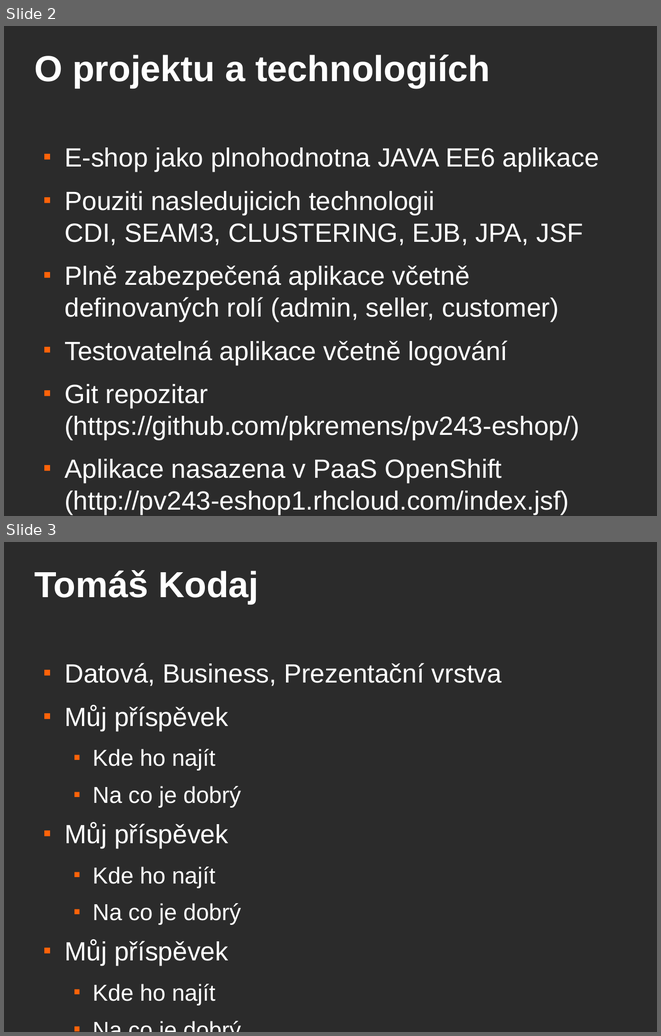
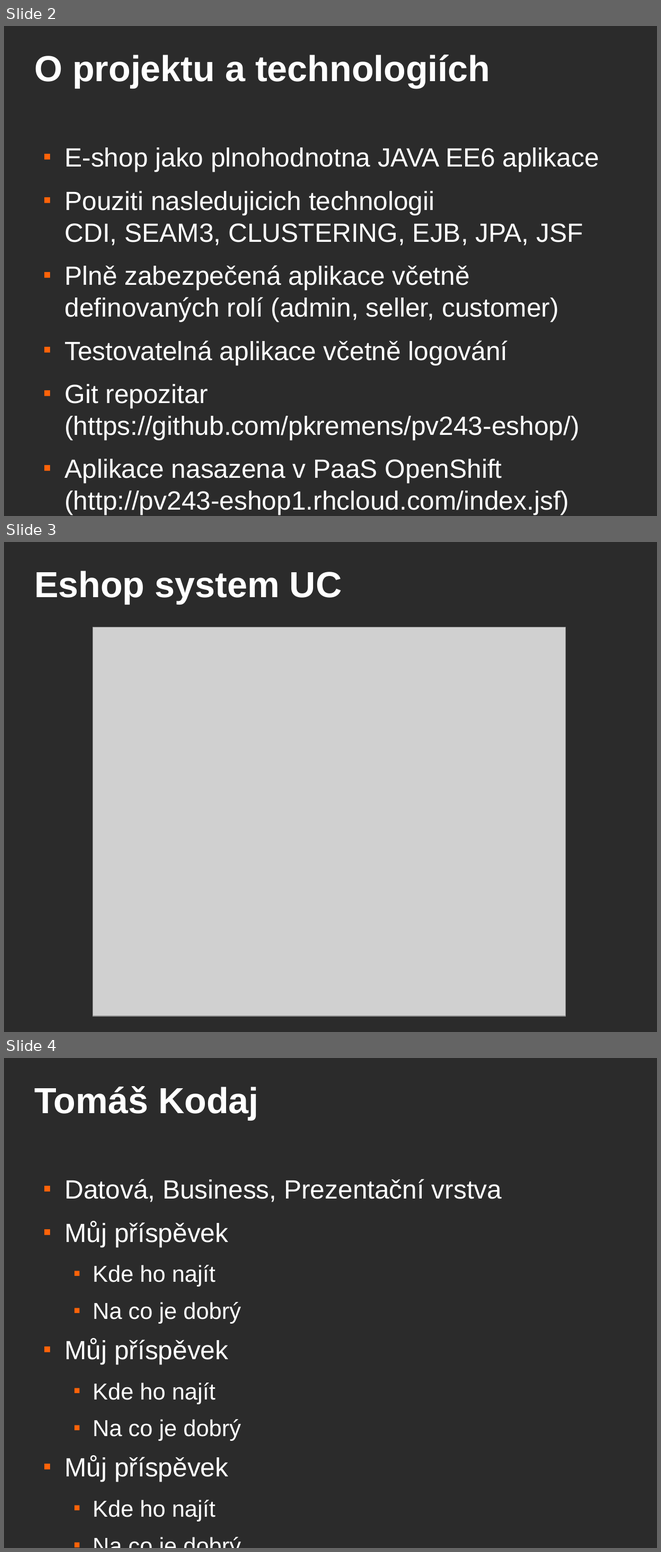
Before and after one commit to pkremens/pv243-eshop, a slide deck: jboss-presentation.odp. Shown one above the other, each under a label of ours: slides 2 and 3 before the commit, slides 2, 3 and 4 after it. The pictures are 661x1036 and 661x1552 pixels, drawn with LibreOffice and Linux fonts; fonts in the diff are those of the drawing; grey boxes stand for pictures; background and template pictures are left out; a plain dark background stands for a picture behind light text. Boxes give left, top, right and bottom in pixels: in the first picture for what was removed or moved away, otherwise in the second. Text is boxed around its words. In the diff, an @@ line names an element or a change of style, - is before the commit and + after.

Commit message:
UC in presentation added

```diff
--- a/jboss-presentation.odp
+++ b/jboss-presentation.odp
@@ slide 3 added at (4, 542, 657, 1032), background picture (left out) @@
@@ title added at (34, 571, 342, 604), 44 pt, text #FFFFFF, bold @@
+Eshop system UC
@@ picture added at (93, 627, 566, 1016) @@
@@ what was slide 3 is now slide 4 @@
```
